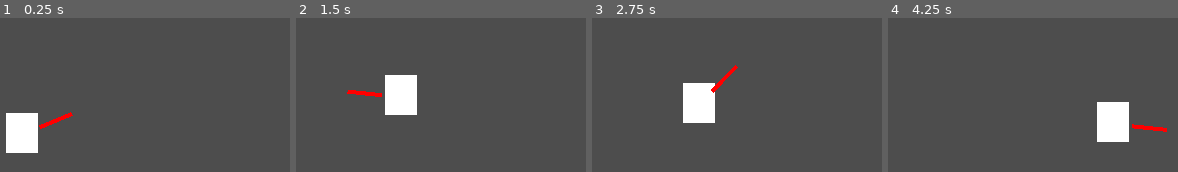
Above: before the commit, frames 1-4 (left to right).
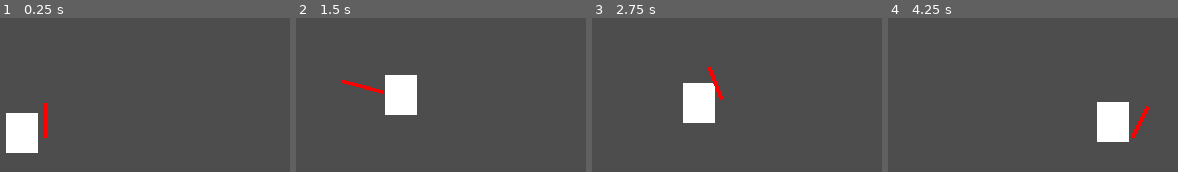
Above: after the commit, the same moments.

Repository: jeffinitup/clang-game
Game: Godot game, scene res://scene/test_level.tscn
Two runs of this game, one before a commit and one after it. Both use one fixed random seed, a clock stepped at 60 frames per second and the inputs below.
Inputs (mouse positions are in pixels of both pictures, inside the frame that each line leads up to):
- Up to frame 1 (0.25 s): no input
- Up to frame 2 (1.5 s): move the mouse to (outside the picture) at 0.52 s; hold Space (jump) 0.53-1.28 s; hold D (right) from 0.53 s (still down); move the mouse to (351, 91) at 1.27 s; click (351, 91) at 1.35 s
- Up to frame 3 (2.75 s): tap Space (jump) at 1.52, 1.55, 1.82, 2.3 s; move the mouse to (outside the picture) at 2.02 s; release D (right) at 2.03 s; hold A (left) from 2.03 s (still down); hold Right mouse button (throw) from 2.03 s (still down)
- Up to frame 4 (4.25 s): move the mouse to (1038, 164) at 2.77 s; release A (left) at 2.78 s; release Right mouse button (throw) at 2.78 s; hold D (right) from 2.78 s (still down); tap Space (jump) at 2.85, 3.02, 3.32, 3.77, 3.8, 4.07 s; move the mouse to (outside the picture) at 3.52 s; press the mouse at (outside the picture) at 3.53 s

The runs differ from the first frame. In frame 1, 0.5% of the frame differs, in the area x 13-26%, y 55-78%; in frame 2, 0.6%, in the area x 15-30%, y 40-52%; in frame 3, 0.5%; in frame 4, 0.6%.

Commit message:
hitboxes and damageboxes

Diff:
--- a/clang/prefab/player.tscn
+++ b/clang/prefab/player.tscn
@@ -1,12 +1,16 @@
-[gd_scene load_steps=9 format=3 uid="uid://wgifaqp6m28b"]
+[gd_scene load_steps=11 format=3 uid="uid://wgifaqp6m28b"]
 
 [ext_resource type="Script" path="res://scripts/component/controller.gd" id="1_lng0o"]
 [ext_resource type="Script" path="res://scripts/player.gd" id="1_q3oqn"]
+[ext_resource type="Script" path="res://scripts/component/hitbox.gd" id="2_inaiw"]
 [ext_resource type="PackedScene" uid="uid://bfbbrwtjg0nnp" path="res://prefab/player_weapon.tscn" id="2_nv7x4"]
 [ext_resource type="Script" path="res://scripts/component/state_machine.gd" id="2_rtogl"]
 
 [sub_resource type="RectangleShape2D" id="RectangleShape2D_w0fvi"]
 size = Vector2(26, 36)
+
+[sub_resource type="RectangleShape2D" id="RectangleShape2D_ui5n8"]
+size = Vector2(22, 30)
 
 [sub_resource type="GDScript" id="GDScript_2u1e1"]
 resource_name = "player_idle"
@@ -103,6 +107,16 @@
 position = Vector2(0, -18)
 shape = SubResource("RectangleShape2D_w0fvi")
 
+[node name="hbox" type="Area2D" parent="."]
+script = ExtResource("2_inaiw")
+max_hp = 3
+invincibility_time = 1.0
+
+[node name="col" type="CollisionShape2D" parent="hbox"]
+position = Vector2(0, -19)
+shape = SubResource("RectangleShape2D_ui5n8")
+debug_color = Color(1, 0, 0.0166664, 0.419608)
+
 [node name="player_weapon" parent="." instance=ExtResource("2_nv7x4")]
 position = Vector2(0, -18)
 
--- a/clang/prefab/player_weapon.tscn
+++ b/clang/prefab/player_weapon.tscn
@@ -1,8 +1,12 @@
-[gd_scene load_steps=16 format=3 uid="uid://bfbbrwtjg0nnp"]
+[gd_scene load_steps=18 format=3 uid="uid://bfbbrwtjg0nnp"]
 
 [ext_resource type="Script" path="res://scripts/player_weapon.gd" id="1_wmmsa"]
+[ext_resource type="Script" path="res://scripts/component/damagebox.gd" id="2_8n2xs"]
 [ext_resource type="Script" path="res://scripts/component/state_machine.gd" id="2_xuvng"]
 [ext_resource type="Script" path="res://scripts/component/anim_helper.gd" id="3_uj8f8"]
+
+[sub_resource type="RectangleShape2D" id="RectangleShape2D_1uw8e"]
+size = Vector2(46, 64)
 
 [sub_resource type="AnimationNodeAnimation" id="AnimationNodeAnimation_kvcqx"]
 animation = &"RESET"
@@ -52,6 +56,42 @@
 "transitions": PackedFloat32Array(1),
 "update": 0,
 "values": [Vector2(1, 1)]
+}
+tracks/2/type = "value"
+tracks/2/imported = false
+tracks/2/enabled = true
+tracks/2/path = NodePath("%animTree/../dbox/col:disabled")
+tracks/2/interp = 1
+tracks/2/loop_wrap = true
+tracks/2/keys = {
+"times": PackedFloat32Array(0),
+"transitions": PackedFloat32Array(1),
+"update": 1,
+"values": [true]
+}
+tracks/3/type = "value"
+tracks/3/imported = false
+tracks/3/enabled = true
+tracks/3/path = NodePath("%animTree/../pivot/vis:rotation")
+tracks/3/interp = 1
+tracks/3/loop_wrap = true
+tracks/3/keys = {
+"times": PackedFloat32Array(0),
+"transitions": PackedFloat32Array(1),
+"update": 0,
+"values": [-1.09258]
+}
+tracks/4/type = "value"
+tracks/4/imported = false
+tracks/4/enabled = true
+tracks/4/path = NodePath("%animTree/../pivot/vis:position")
+tracks/4/interp = 1
+tracks/4/loop_wrap = true
+tracks/4/keys = {
+"times": PackedFloat32Array(0),
+"transitions": PackedFloat32Array(1),
+"update": 0,
+"values": [Vector2(19, 12)]
 }
 
 [sub_resource type="Animation" id="Animation_qvtfo"]
@@ -86,6 +126,42 @@
 "update": 0,
 "values": [Vector2(1.5, 0.7), Vector2(1, 1)]
 }
+tracks/2/type = "value"
+tracks/2/imported = false
+tracks/2/enabled = true
+tracks/2/path = NodePath("%animTree/../dbox/col:disabled")
+tracks/2/interp = 1
+tracks/2/loop_wrap = true
+tracks/2/keys = {
+"times": PackedFloat32Array(0),
+"transitions": PackedFloat32Array(1),
+"update": 1,
+"values": [false]
+}
+tracks/3/type = "value"
+tracks/3/imported = false
+tracks/3/enabled = true
+tracks/3/path = NodePath("%animTree/../pivot/vis:rotation")
+tracks/3/interp = 1
+tracks/3/loop_wrap = true
+tracks/3/keys = {
+"times": PackedFloat32Array(0),
+"transitions": PackedFloat32Array(1),
+"update": 0,
+"values": [0.0]
+}
+tracks/4/type = "value"
+tracks/4/imported = false
+tracks/4/enabled = true
+tracks/4/path = NodePath("%animTree/../pivot/vis:position")
+tracks/4/interp = 1
+tracks/4/loop_wrap = true
+tracks/4/keys = {
+"times": PackedFloat32Array(0),
+"transitions": PackedFloat32Array(1),
+"update": 0,
+"values": [Vector2(19, -2)]
+}
 
 [sub_resource type="AnimationLibrary" id="AnimationLibrary_q15ae"]
 _data = {
@@ -135,14 +211,24 @@
 script = ExtResource("1_wmmsa")
 
 [node name="pivot" type="Node2D" parent="."]
+rotation = -1.0472
 
 [node name="vis" type="ColorRect" parent="pivot"]
 offset_left = 19.0
 offset_top = -2.0
 offset_right = 54.0
 offset_bottom = 2.0
+scale = Vector2(1.5, 0.7)
 pivot_offset = Vector2(0, 2)
 color = Color(1, 0, 0, 1)
+
+[node name="dbox" type="Area2D" parent="."]
+script = ExtResource("2_8n2xs")
+
+[node name="col" type="CollisionShape2D" parent="dbox"]
+position = Vector2(36, 0)
+shape = SubResource("RectangleShape2D_1uw8e")
+debug_color = Color(1, 0, 0.0166664, 0.419608)
 
 [node name="anim_helper" type="Node" parent="." node_paths=PackedStringArray("anim_tree")]
 unique_name_in_owner = true
@@ -169,3 +255,5 @@
 
 [node name="swing" type="Node" parent="state_machine"]
 script = SubResource("GDScript_iui4w")
+
+[connection signal="hurtbox_fired" from="dbox" to="." method="debug_print"]
--- a/clang/project.godot
+++ b/clang/project.godot
@@ -64,6 +64,11 @@
 ]
 }
 
+[layer_names]
+
+2d_physics/layer_1="Main"
+2d_physics/layer_2="Hitboxes"
+
 [rendering]
 
 renderer/rendering_method="gl_compatibility"
--- a/clang/scene/test_level.tscn
+++ b/clang/scene/test_level.tscn
@@ -1,6 +1,10 @@
-[gd_scene load_steps=2 format=3 uid="uid://b4e7rxcqshnqj"]
+[gd_scene load_steps=4 format=3 uid="uid://b4e7rxcqshnqj"]
 
 [ext_resource type="PackedScene" uid="uid://wgifaqp6m28b" path="res://prefab/player.tscn" id="1_323tv"]
+[ext_resource type="Script" path="res://scripts/component/hitbox.gd" id="2_y3wna"]
+
+[sub_resource type="RectangleShape2D" id="RectangleShape2D_keqd1"]
+size = Vector2(39, 39)
 
 [node name="test_level" type="Node2D"]
 
@@ -11,3 +15,13 @@
 
 [node name="CollisionPolygon2D" type="CollisionPolygon2D" parent="level"]
 polygon = PackedVector2Array(58, 333, 394, 333, 395, 264, 580, 264, 580, 437, 52, 435)
+
+[node name="test" type="Area2D" parent="."]
+position = Vector2(257, 298)
+script = ExtResource("2_y3wna")
+max_hp = 5
+invincibility_time = 2.0
+metadata/_edit_group_ = true
+
+[node name="CollisionShape2D" type="CollisionShape2D" parent="test"]
+shape = SubResource("RectangleShape2D_keqd1")
--- a/clang/scripts/component/controller.gd
+++ b/clang/scripts/component/controller.gd
@@ -38,6 +38,5 @@
 	throw_pressed = true if event.is_action_pressed("throw") else false
 
 func queue_jump() -> void:
-	print("queue")
 	timer.start()
 	jump_pressed = true
--- /dev/null
+++ b/clang/scripts/component/damagebox.gd
@@ -0,0 +1,49 @@
+### damagebox.gd
+class_name Damagebox extends Area2D
+
+## Fired when damage is done
+signal hurtbox_fired(recipient : Hitbox, damage : DamagePacket)
+
+@export_subgroup("Attributes")
+## Damage to send
+@export var damage : int = 1
+
+## Velocity (if applicable)
+var velocity : Vector2
+## Hitboxes to blacklist
+var blacklist : Array[Hitbox]
+
+func _ready() -> void:
+	# Put on hitbox layer
+	collision_layer = 1 << 1
+	collision_mask = 1 << 1
+
+	# Connect signals
+	area_entered.connect(_hitbox_entered.bind())
+
+func _physics_process(delta: float) -> void:
+	# Get velocity if applicable
+	velocity = update_velocity()
+
+func _hitbox_entered(area : Area2D) -> void:
+	# Check if hitbox is hitbox and is not blacklisted
+	if area in blacklist || area is not Hitbox:
+		return
+
+	# Send damage packet
+	var packet := DamagePacket.new(damage, velocity)
+	area.hitbox_harmed.emit(packet)
+	hurtbox_fired.emit(area, packet)
+
+func update_velocity() -> Vector2:
+	if owner is CharacterBody2D:
+		return owner.velocity
+	return Vector2.ZERO
+
+class DamagePacket extends Resource:
+	var damage : int
+	var knockback : Vector2
+
+	func _init(damage : int, knockback : Vector2):
+		self.damage = damage
+		self.knockback = knockback
--- /dev/null
+++ b/clang/scripts/component/hitbox.gd
@@ -0,0 +1,55 @@
+### hitbox.gd
+class_name Hitbox extends Area2D
+
+## Fired when harmed
+signal hitbox_harmed(packet : Damagebox.DamagePacket)
+## Fired when health is below 0
+signal hitbox_death()
+
+@export_subgroup("Attributes")
+## The maximum amount of hit points
+@export var max_hp : int = 1
+## Seconds of invulnerability provided
+@export var invincibility_time : float = 0.5
+
+## Current hit points
+@onready var hp : int = max_hp
+## Invulnerability timer
+var i_timer : Timer
+
+func _ready() -> void:
+	# Create inv timer
+	i_timer = Timer.new()
+	i_timer.wait_time = invincibility_time
+	i_timer.one_shot = true
+	add_child(i_timer)
+
+	# Put on hitbox layer
+	collision_layer = 1 << 1
+	collision_mask = 1 << 1
+
+	# Connect signals
+	hitbox_harmed.connect(harmed.bind())
+	i_timer.timeout.connect(invulnerability_done.bind())
+
+func harmed(packet : Damagebox.DamagePacket) -> void:
+	# Apply damage and knockback
+	hp -= packet.damage
+	if owner is CharacterBody2D:
+		owner.velocity += packet.knockback
+
+	# Die if applicable
+	if hp <= 0:
+		hitbox_death.emit()
+
+	# Invuln
+	for child in get_children():
+		if child is CollisionShape2D:
+			child.set_deferred("disabled", true)
+	i_timer.start()
+
+func invulnerability_done() -> void:
+	# No more invulnerable
+	for child in get_children():
+		if child is CollisionShape2D:
+			child.set_deferred("disabled", false)
--- a/clang/scripts/player.gd
+++ b/clang/scripts/player.gd
@@ -4,3 +4,9 @@
 ### Player specific functions
 
 @onready var player_controller := get_node("%controller") as Controller
+@onready var player_weapon := get_node("player_weapon") as PlayerWeapon
+@onready var hbox := get_node("hbox") as Hitbox
+
+func _ready() -> void:
+	#super._ready()
+	player_weapon.dbox.blacklist.append(hbox)
--- a/clang/scripts/player_weapon.gd
+++ b/clang/scripts/player_weapon.gd
@@ -2,6 +2,12 @@
 class_name PlayerWeapon extends Node2D
 
 @onready var player := owner as Player
+@onready var dbox := get_node("dbox") as Damagebox
 
 func update_rotation() -> void:
-	look_at(get_global_mouse_position())
+	var mouse_pos : Vector2i = player.get_local_mouse_position()
+	rotation = atan2(mouse_pos.y, mouse_pos.x)
+	scale.y = -1 if mouse_pos.x < 0 else 1
+
+func debug_print(recipient : Hitbox, damage : Damagebox.DamagePacket) -> void:
+	print(recipient.owner.name + " hit for %02d damage!" % damage.damage)
